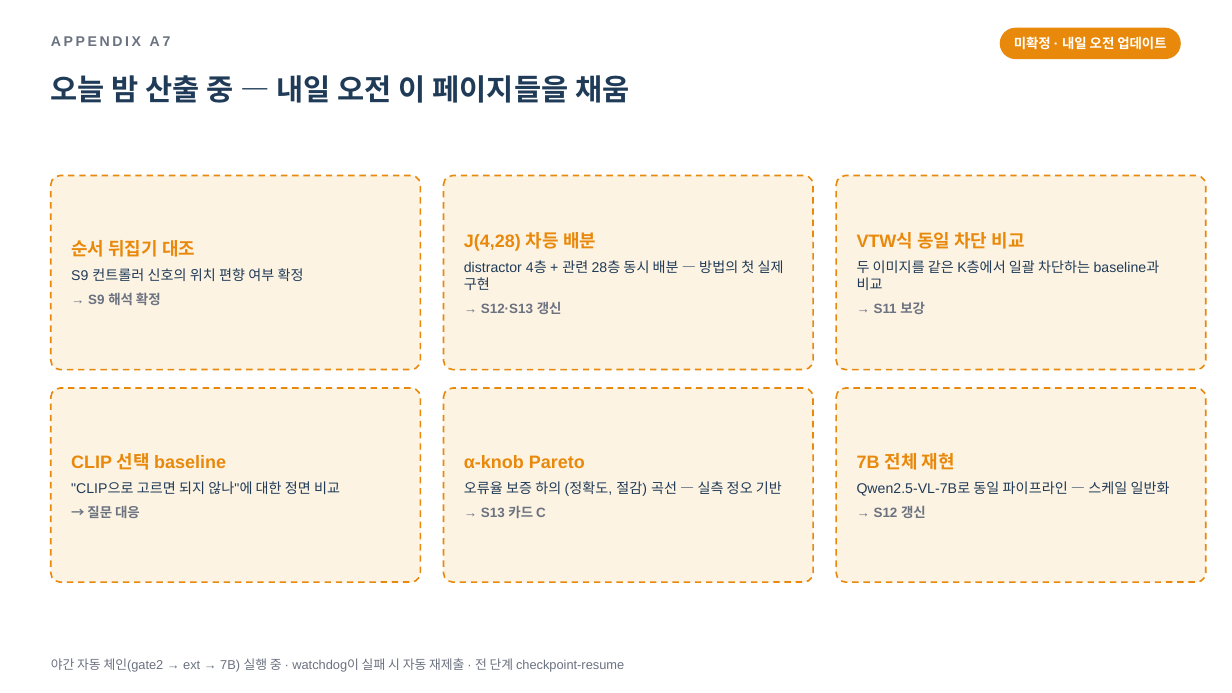
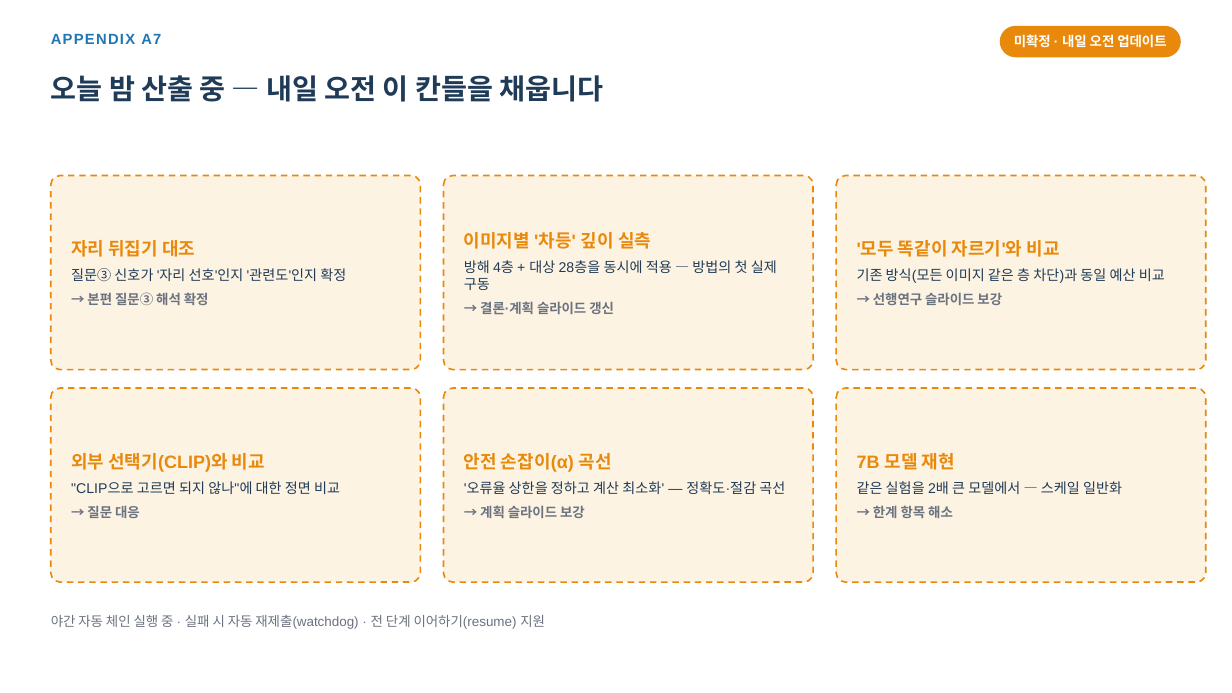
Before and after one commit to hsmai/Source-Depth, a slide deck: slide 22 of meeting/SourceDepth_Phase0_meeting.pptx (slide 21 before the commit). Drawn at 1232x693 pixels with LibreOffice and Linux fonts; fonts in the diff are those of the drawing. Boxes give left, top, right and bottom in pixels: in the first picture for what was removed or moved away, otherwise in the second. Text is boxed around its words. In the diff, an @@ line names an element or a change of style, - is before the commit and + after.

```diff
--- a/meeting/SourceDepth_Phase0_meeting.pptx
+++ b/meeting/SourceDepth_Phase0_meeting.pptx
@@ text "APPENDIX A7" at <box>51,34,161,44</box>: size 11 to 11.5 pt, text colour #6B7280 to #1F77B4, letter spacing 2 to 1 pt @@
@@ text at <box>51,75,604,102</box>: text changed; size 23 to 22 pt @@
-오늘 밤 산출 중 — 내일 오전 이 페이지들을 채움
+오늘 밤 산출 중 — 내일 오전 이 칸들을 채웁니다
@@ text at <box>464,232,777,314</box>: text changed @@
-J(4,28) 차등 배분
-distractor 4층 + 관련 28층 동시 배분 — 방법의 첫 실제 구현
-→ S12·S13 갱신
+이미지별 '차등' 깊이 실측
+방해 4층 + 대상 28층을 동시에 적용 — 방법의 첫 실제 구동
+→ 결론·계획 슬라이드 갱신
@@ text at <box>71,240,346,305</box>: text changed @@
-순서 뒤집기 대조
-S9 컨트롤러 신호의 위치 편향 여부 확정
-→ S9 해석 확정
+자리 뒤집기 대조
+질문③ 신호가 '자리 선호'인지 '관련도'인지 확정
+→ 본편 질문③ 해석 확정
@@ text at <box>857,240,1165,305</box>: text changed; bold on @@
-VTW식 동일 차단 비교
-두 이미지를 같은 K층에서 일괄 차단하는 baseline과 비교
-→ S11 보강
+'모두 똑같이 자르기'와 비교
+기존 방식(모든 이미지 같은 층 차단)과 동일 예산 비교
+→ 선행연구 슬라이드 보강
@@ text at <box>71,453,265,472</box>: text changed @@
-CLIP 선택 baseline
+외부 선택기(CLIP)와 비교
@@ text at <box>464,453,785,518</box>: text changed @@
-α-knob Pareto
-오류율 보증 하의 (정확도, 절감) 곡선 — 실측 정오 기반
-→ S13 카드 C
+안전 손잡이(α) 곡선
+'오류율 상한을 정하고 계산 최소화' — 정확도·절감 곡선
+→ 계획 슬라이드 보강
@@ text at <box>857,453,1122,518</box>: text changed @@
-7B 전체 재현
-Qwen2.5-VL-7B로 동일 파이프라인 — 스케일 일반화
-→ S12 갱신
+7B 모델 재현
+같은 실험을 2배 큰 모델에서 — 스케일 일반화
+→ 한계 항목 해소
@@ text at <box>51,615,545,629</box>: text changed; size 10 to 10.5 pt @@
-야간 자동 체인(gate2 → ext → 7B) 실행 중 · watchdog이 실패 시 자동 재제출 · 전 단계 checkpoint-resume
+야간 자동 체인 실행 중 · 실패 시 자동 재제출(watchdog) · 전 단계 이어하기(resume) 지원
```
Also in this commit, not shown: 6 other slides changed, 15 slides added, 14 slides removed, 2 other files.
